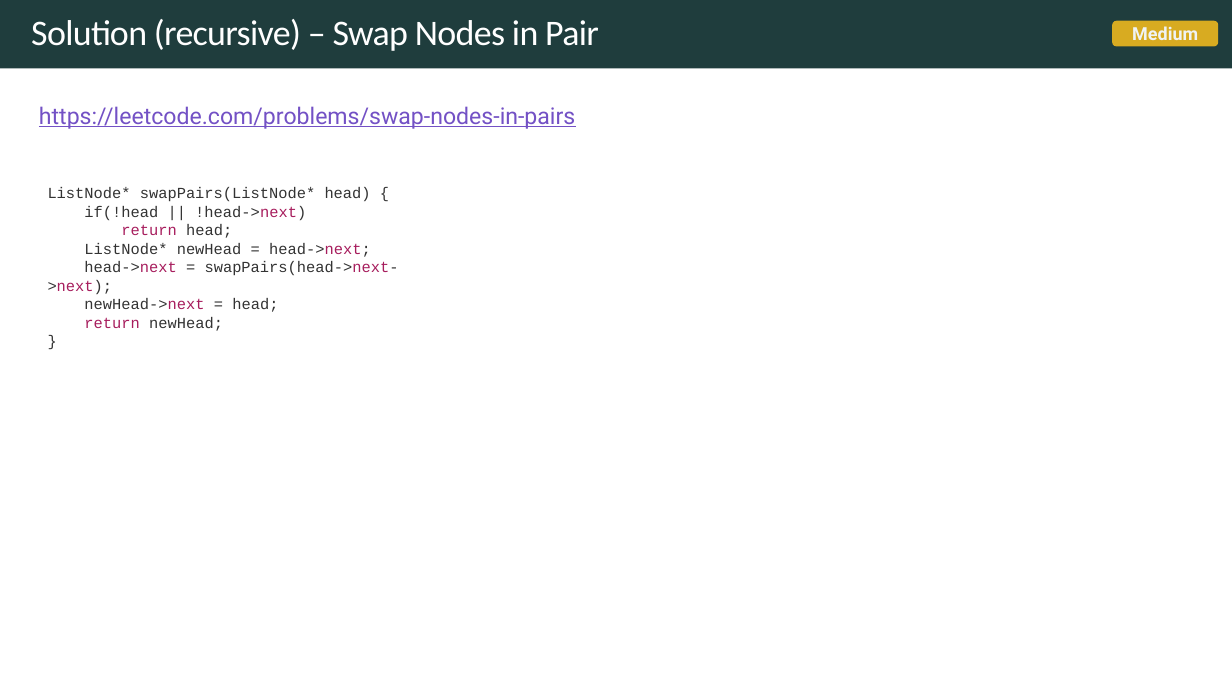
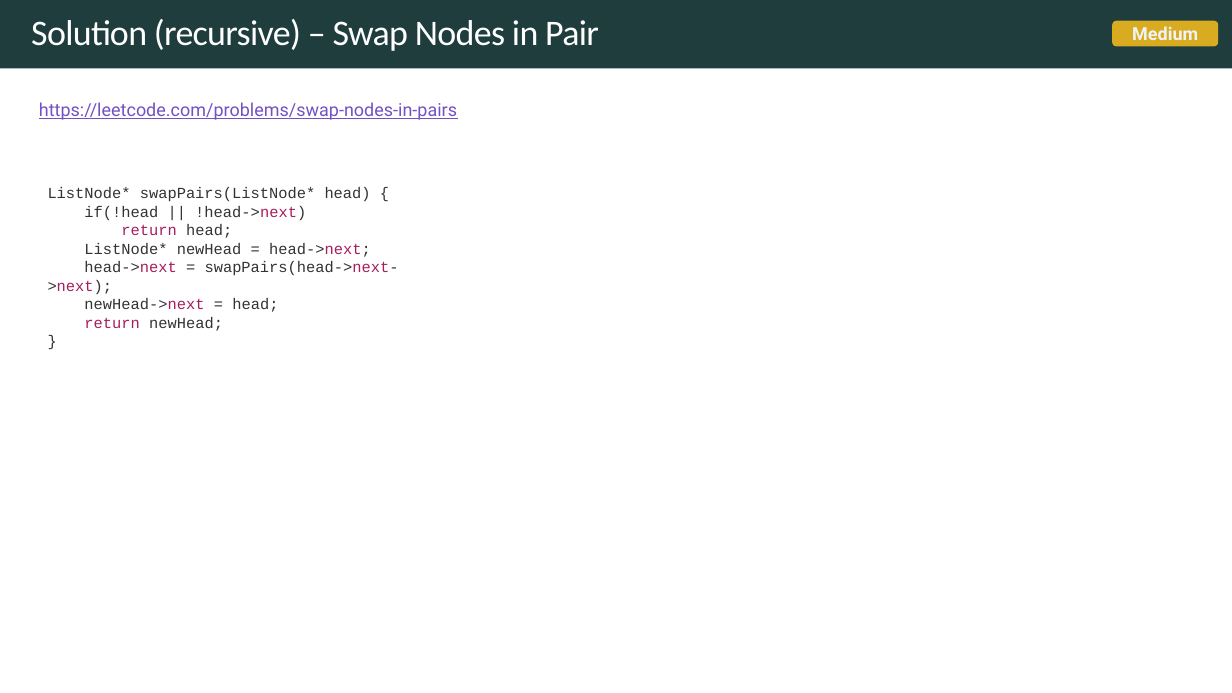
Before and after one commit to rfdavid/coding-interview-handbook-cpp, a slide deck: slide 29 of Algorithm and problem Solving Cheatsheet.pptm (slide 28 before the commit). Drawn at 1232x693 pixels with LibreOffice and Linux fonts; fonts in the diff are those of the drawing. Boxes give left, top, right and bottom in pixels: in the first picture for what was removed or moved away, otherwise in the second. Text is boxed around its words. In the diff, an @@ line names an element or a change of style, - is before the commit and + after.

```diff
--- a/Algorithm and problem Solving Cheatsheet.pptm
+++ b/Algorithm and problem Solving Cheatsheet.pptm
@@ text "https://leetcode.com/problems/swap-nodes-in-pairs" at bbox=[39, 102, 457, 120]: size 18 to 14 pt @@
```
Also in this commit, not shown: 3 other slides changed, 6 slides added, 10 other files.
